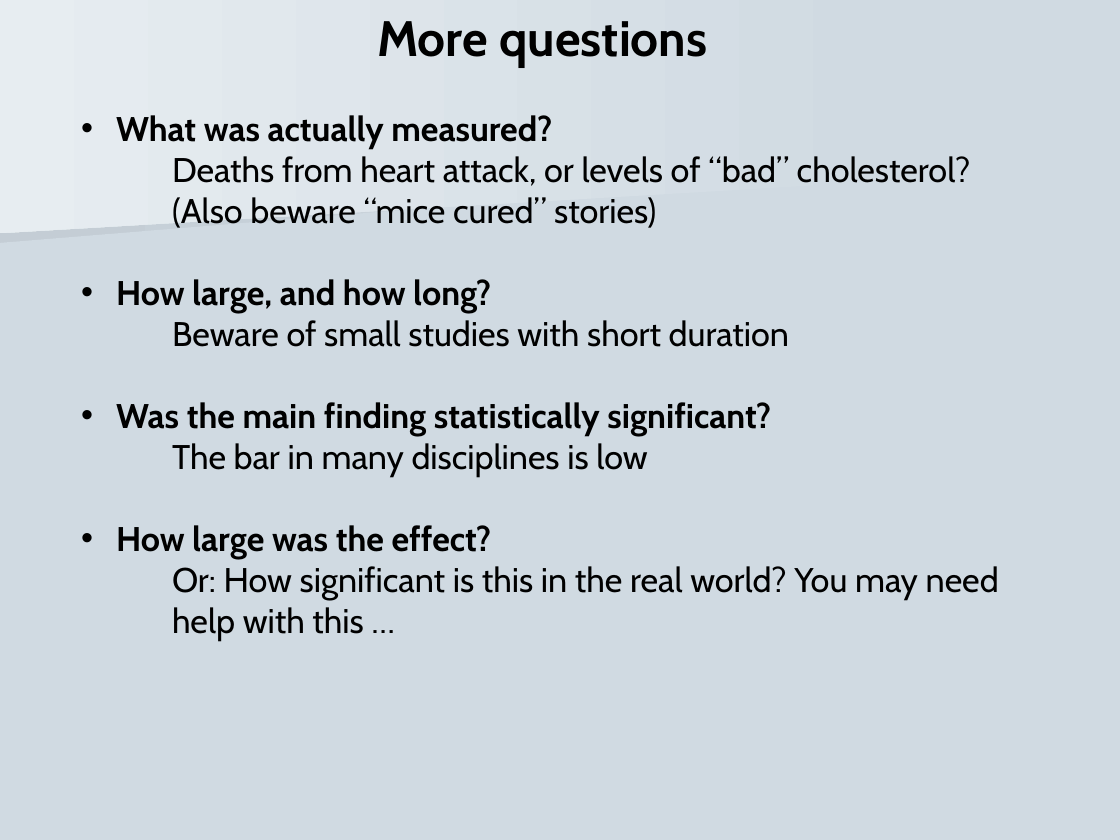
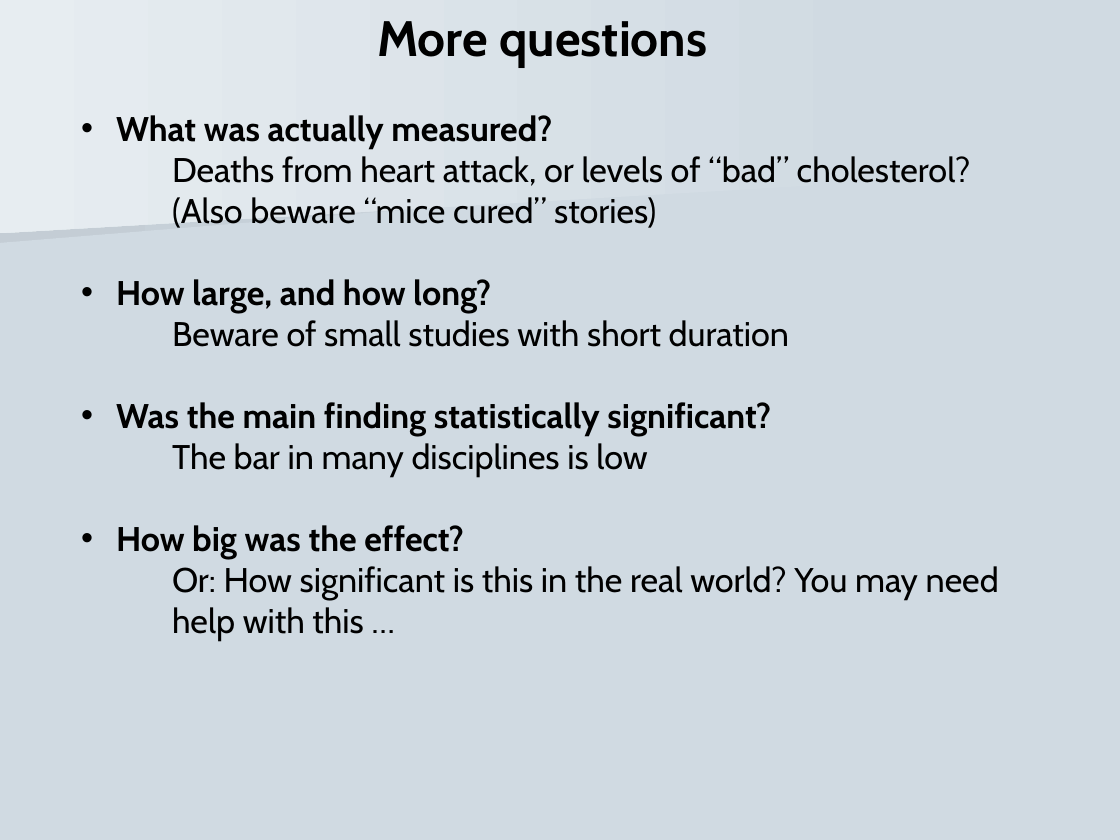
Before and after one commit to paldhous/NICAR, a slide deck: slide 6 of 2015/presentations/Aldhous_critical_questions.ppt. Drawn at 1120x840 pixels with LibreOffice and Linux fonts; fonts in the diff are those of the drawing. Boxes give left, top, right and bottom in pixels: in the first picture for what was removed or moved away, otherwise in the second. Text is boxed around its words. In the diff, an @@ line names an element or a change of style, - is before the commit and + after.

Commit message:
corrected typos in slides

```diff
--- a/2015/presentations/Aldhous_critical_questions.ppt
+++ b/2015/presentations/Aldhous_critical_questions.ppt
@@ text at (116,525,464,560): text changed @@
-• How large was the effect?
+• How big was the effect?
```
Also in this commit, not shown: 2 other slides changed, 1 other file.
